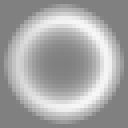
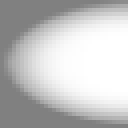
Layers edited between the first and the second (128, 128) image:
added layer "laserBase" above "Bullet copy" over [0, 0, 128, 124]
hid "Bullet copy" over [4, 4, 124, 124]
